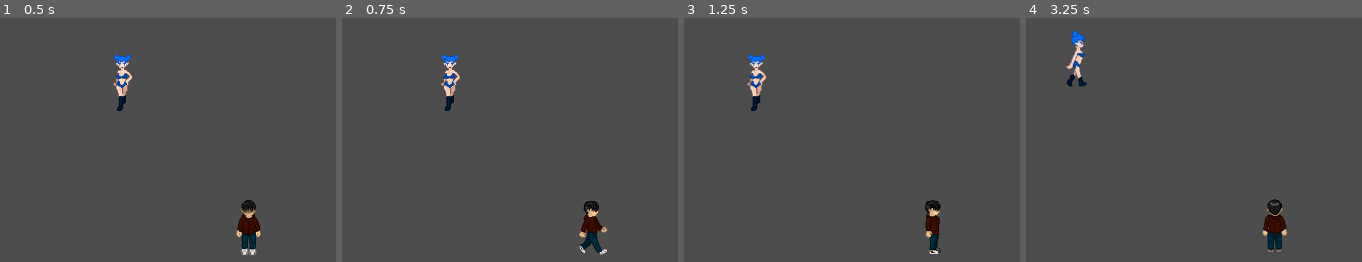
Above: before the commit, frames 1-4 (left to right).
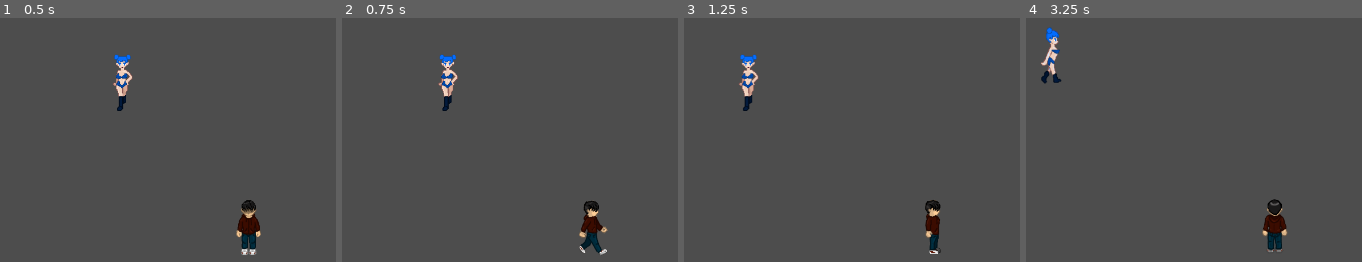
Above: after the commit, the same moments.

Repository: Wake1st/reapers-waltz-godot
Game: Godot game, scene res://tests/test_enemies.tscn
The game is run twice, just before and just after one commit, with the same random seed, the same clock (stepped at 60 frames per second) and the same inputs. The project has no main scene, so this scene is started directly.
Inputs:
- Up to frame 1 (0.5 s): no input
- Up to frame 2 (0.75 s): tap Enter at 0.5 s; hold Right (ui_right) from 0.53 s (still down); tap X (action) at 0.6 s
- Up to frame 3 (1.25 s): keep holding Right (ui_right)
- Up to frame 4 (3.25 s): release Right (ui_right) at 1.28 s; hold Down (ui_down) 1.28-2.03 s; tap X (action) at 1.35, 2.1, 2.85 s; hold Right (ui_right) 2.03-2.78 s; hold Up (ui_up) from 2.78 s (still down)

Frame 1 is identical in both runs. In frame 2, 0.7% of the frame differs, in the area x 28-36%, y 14-39%; in frame 3, 1.2%; in frame 4, 1.4%, in the area x 4-19%, y 3-29%.

Commit message:
enemy state and character reset working

Diff:
--- a/characters/actor.gd
+++ b/characters/actor.gd
@@ -13,7 +13,6 @@
 @onready var sprite: Sprite2D = $Sprite2D
 
 var frameCounter: float
-var isFrozen: bool
 
 
 func move(vector: Vector2) -> void:
--- a/characters/enemy.gd
+++ b/characters/enemy.gd
@@ -13,10 +13,10 @@
 const HOSTILE = preload("res://assets/spritesheets/Enemy_blue_evil.png")
 
 const IDLE_TIME: float = 2.5
-const ENEMY_SPEED: float = 85
-const PURSUE_DISTANCE: float = 200
-const CAUGHT_DISTANCE: float = 20
-const PATROL_DISTANCE: float = 0.1
+const ENEMY_SPEED: float = 65
+const PURSUE_DISTANCE: float = 280
+const CAUGHT_DISTANCE: float = 15
+const PATROL_DISTANCE: float = 1
 
 @export var patrolPoints: Array[Vector2]
 
@@ -31,14 +31,11 @@
 
 
 func _ready() -> void:
-	target = patrolPoints[0]
-	actor.position = target
-	idleTimer = IDLE_TIME
+	reset()
 
 
 func _physics_process(delta) -> void:
 	var direction := Vector2.ZERO
-
 	match (state):
 		EnemyState.IDLE:
 			idleTimer -= delta
@@ -52,40 +49,52 @@
 			actor.move(direction * ENEMY_SPEED * delta)
 
 			# check for arrival
-			if (actor.position.distance_to(target) < PATROL_DISTANCE):
-				actor.position = target
+			if (actor.global_position.distance_to(target) < PATROL_DISTANCE):
+				actor.global_position = target
+				state = EnemyState.IDLE
 		EnemyState.PURSUIT:
 			direction = _get_direction()
 			actor.move(direction * ENEMY_SPEED * delta)
 
-			_check_caught()
-
 	actor.animate(direction, delta)
 
 
+func reset() -> void:
+	pointIndex = 0
+	target = patrolPoints[pointIndex]
+	actor.global_position = target
+	idleTimer = IDLE_TIME
+
+
+func in_pursuit() -> bool:
+	return state == EnemyState.PURSUIT
+
+
 func check_pursuit(checkPosition: Vector2) -> bool:
-	if (actor.position.distance_to(checkPosition) < PURSUE_DISTANCE):
+	if (actor.global_position.distance_to(checkPosition) < PURSUE_DISTANCE):
 		target = checkPosition
-		_enter_pursuit()
+		if (state != EnemyState.PURSUIT):
+			_enter_pursuit()
 		return true
 	else:
 		return false
 
 
-func _check_caught() -> bool:
-	if (actor.position.distance_to(target)):
-		_exit_pursuit()
+func check_caught(pos: Vector2) -> bool:
+	if (actor.global_position.distance_to(pos) < CAUGHT_DISTANCE):
+		exit_pursuit()
 		return true
 	else:
 		return false
 
+
 func _enter_pursuit() -> void:
 	state = EnemyState.PURSUIT
-		# swap out texture
+	actor.texture = HOSTILE
 
-func _exit_pursuit() -> void:
+func exit_pursuit() -> void:
 	state = EnemyState.IDLE
-		# swap out texture
+	actor.texture = DOCILE
 
 func _get_direction() -> Vector2:
-	return actor.position.direction_to(target)
+	return actor.global_position.direction_to(target)
--- a/characters/player.gd
+++ b/characters/player.gd
@@ -2,14 +2,24 @@
 extends Node2D
 
 
-@export var speed: float = 125
+@export var speed: float = 145
 
 @onready var actor: Actor = $Actor
+
+var isFrozen: bool
 
 
 func _physics_process(delta) -> void:
 	var direction = InputHandler.get_direction()
 
 	actor.animate(direction, delta)
-	if (direction != Vector2.ZERO):
+	if (direction != Vector2.ZERO && !isFrozen):
 		actor.move(direction * speed * delta)
+
+
+func reset(pos: Vector2) -> void:
+	actor.global_position = pos
+
+
+func get_actor_position() -> Vector2:
+	return actor.global_position
--- /dev/null
+++ b/tests/test_enemies.gd
@@ -0,0 +1,17 @@
+extends Node2D
+
+
+@onready var enemy: Enemy = $Enemy
+@onready var player: Player = $Player
+
+
+func _physics_process(_delta) -> void:
+	var playerPosition = player.get_actor_position()
+	if (enemy.in_pursuit()):
+		if (enemy.check_caught(playerPosition)):
+			player.reset(Vector2.ZERO)
+			enemy.reset()
+		elif (!enemy.check_pursuit(playerPosition)):
+			enemy.exit_pursuit()
+	else:
+		enemy.check_pursuit(playerPosition)
--- a/tests/test_enemies.tscn
+++ b/tests/test_enemies.tscn
@@ -1,9 +1,11 @@
-[gd_scene load_steps=3 format=3 uid="uid://cuf1bouv4mvo3"]
+[gd_scene load_steps=4 format=3 uid="uid://cuf1bouv4mvo3"]
 
+[ext_resource type="Script" uid="uid://bo1drtdyk38jy" path="res://tests/test_enemies.gd" id="1_4qk4r"]
 [ext_resource type="PackedScene" uid="uid://cd6j42v2fgf52" path="res://characters/enemy.tscn" id="1_q61ln"]
 [ext_resource type="PackedScene" uid="uid://duhnl4cfaabcv" path="res://characters/player.tscn" id="2_flcpm"]
 
 [node name="TestEnemies" type="Node2D"]
+script = ExtResource("1_4qk4r")
 
 [node name="Enemy" parent="." instance=ExtResource("1_q61ln")]
 patrolPoints = Array[Vector2]([Vector2(-220, -100), Vector2(220, -100), Vector2(220, 100), Vector2(-220, 100)])
Not shown, added: tests/test_enemies.gd.uid
